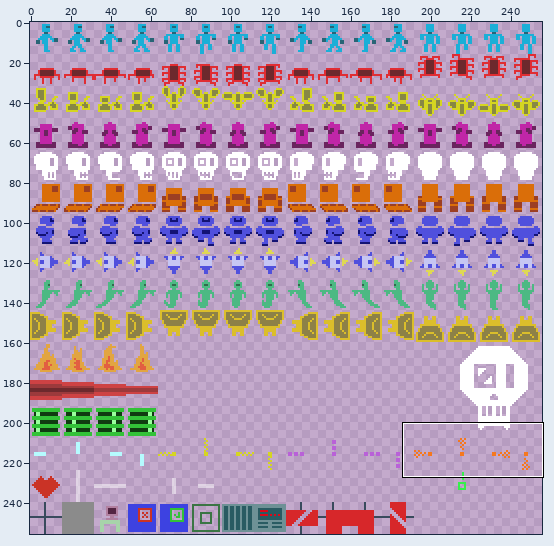
File history of a sprite sheet, textures.png. The picture above shows the old version from afar; the outline marks the close-up.
Close-up. Earlier state:
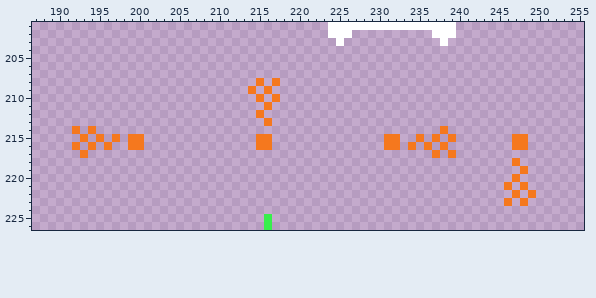
The file is 256x256 pixels. Colours within 5 levels of each other are drawn and written as one. Shown: x 187..255, y 201..226.
After the commit:
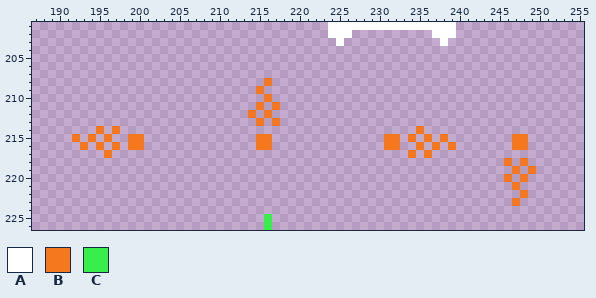
Palette (. is transparent): A #ffffff  B #f5781e  C #37ee4c
The exact change:
Changed rows in their new state; - is an unchanged pixel.
first column x 192:
208 -----------------------.B.--------------------------------
209 ----------------------.B.---------------------------------
210 -----------------------.B.--------------------------------
211 -----------------------B.B--------------------------------
212 ----------------------B.B---------------------------------
213 -----------------------B.B--------------------------------
214 .-.B-B-------------------------------------B--.-----------
215 B.B.B.------------------------------------B.B.B.----------
216 .B.B.B------------------------------------.B.B.B----------
217 -.--B-------------------------------------B-B.-.----------
218 ------------------------------------------------------B.B-
219 -------------------------------------------------------B.B
220 ------------------------------------------------------B.B-
221 ------------------------------------------------------.B.-
222 -------------------------------------------------------.B.
223 ------------------------------------------------------.B.-
Where, in picture pixels (left, top, right, bottom), the same in both close-ups:
changed: (248, 78, 280, 126)
changed: (72, 126, 120, 158)
changed: (408, 126, 456, 158)
changed: (504, 158, 536, 206)
